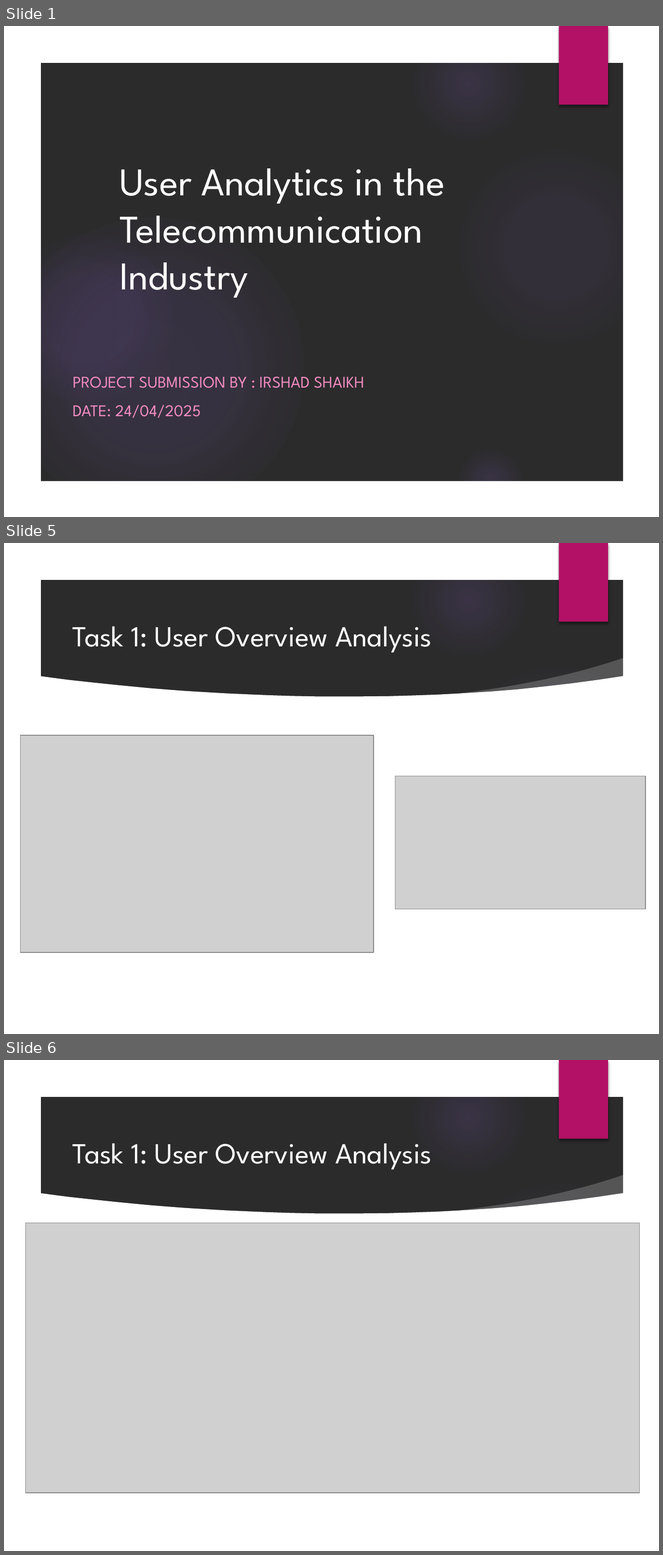
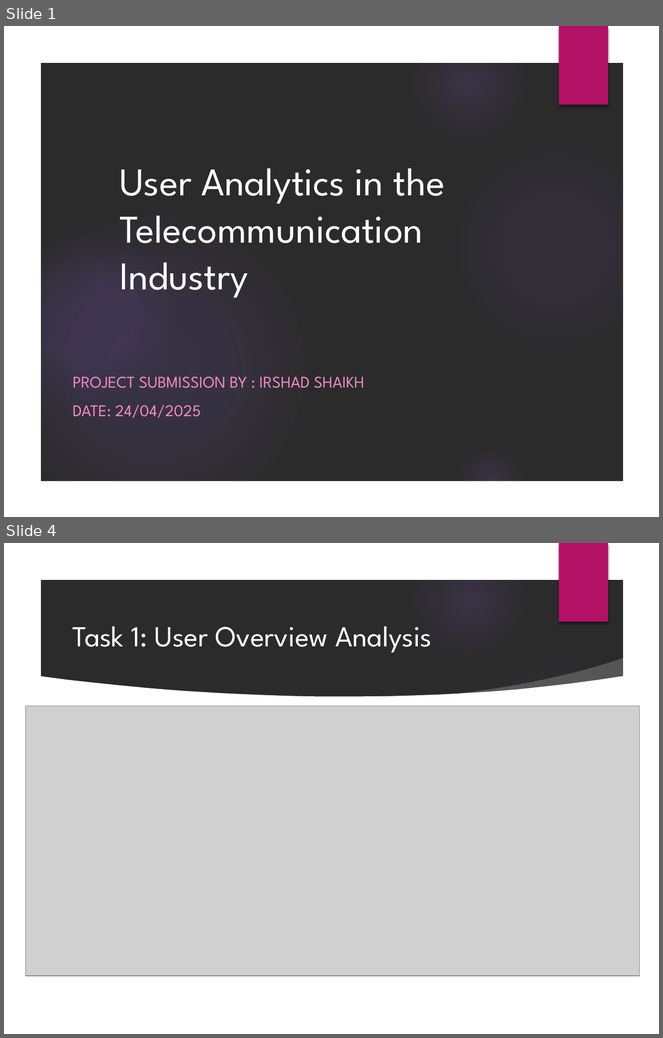
Before and after one commit to IrshadShaikh3181/Next_Hike_Project5, a slide deck: Detailed_Telecom_Analytics_Presentation.pptx. Shown one above the other, each under a label of ours: slides 1, 5 and 6 before the commit, slides 1 and 4 after it; the slides between them are not shown. The pictures are 663x1555 and 663x1038 pixels, drawn with LibreOffice and Linux fonts; fonts in the diff are those of the drawing; grey boxes stand for pictures; background and template pictures are left out; a plain dark background stands for a picture behind light text. Boxes give left, top, right and bottom in pixels: in the first picture for what was removed or moved away, otherwise in the second. Text is boxed around its words. In the diff, an @@ line names an element or a change of style, - is before the commit and + after.

```diff
--- a/Detailed_Telecom_Analytics_Presentation.pptx
+++ b/Detailed_Telecom_Analytics_Presentation.pptx
@@ slide 5 removed at bbox=[4, 543, 659, 1034], background picture (left out); not listed: 9 template elements that a slide beside it also shows @@
@@ title removed at bbox=[73, 626, 432, 653] @@
-Task 1: User Overview Analysis
@@ picture removed at bbox=[21, 735, 374, 953] @@
@@ picture removed at bbox=[395, 776, 646, 909] @@
@@ what was slide 6 is now slide 4 @@
```
Also in this commit, not shown: 13 slides changed, 5 slides added, 7 other slides removed.
